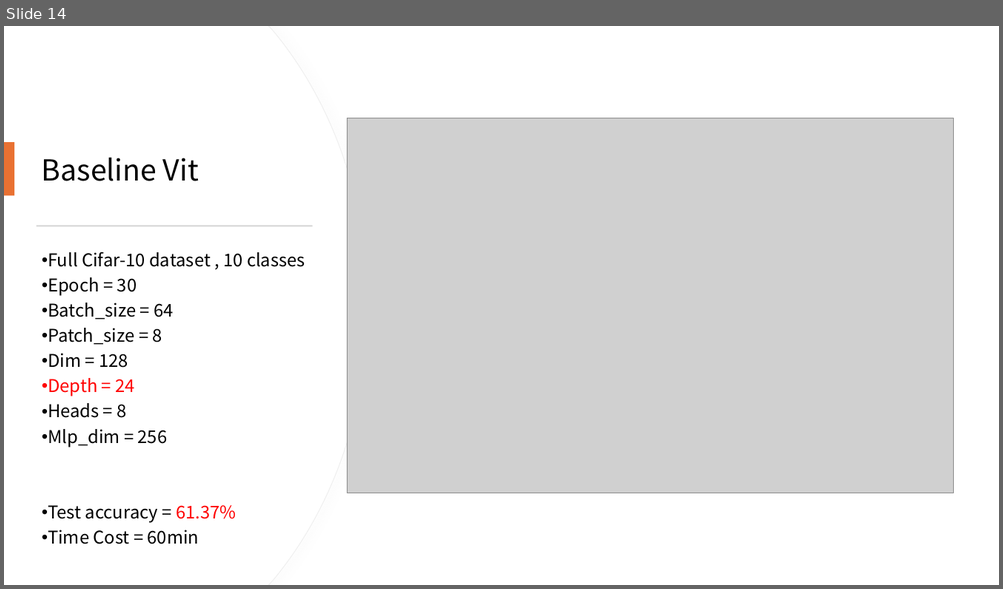
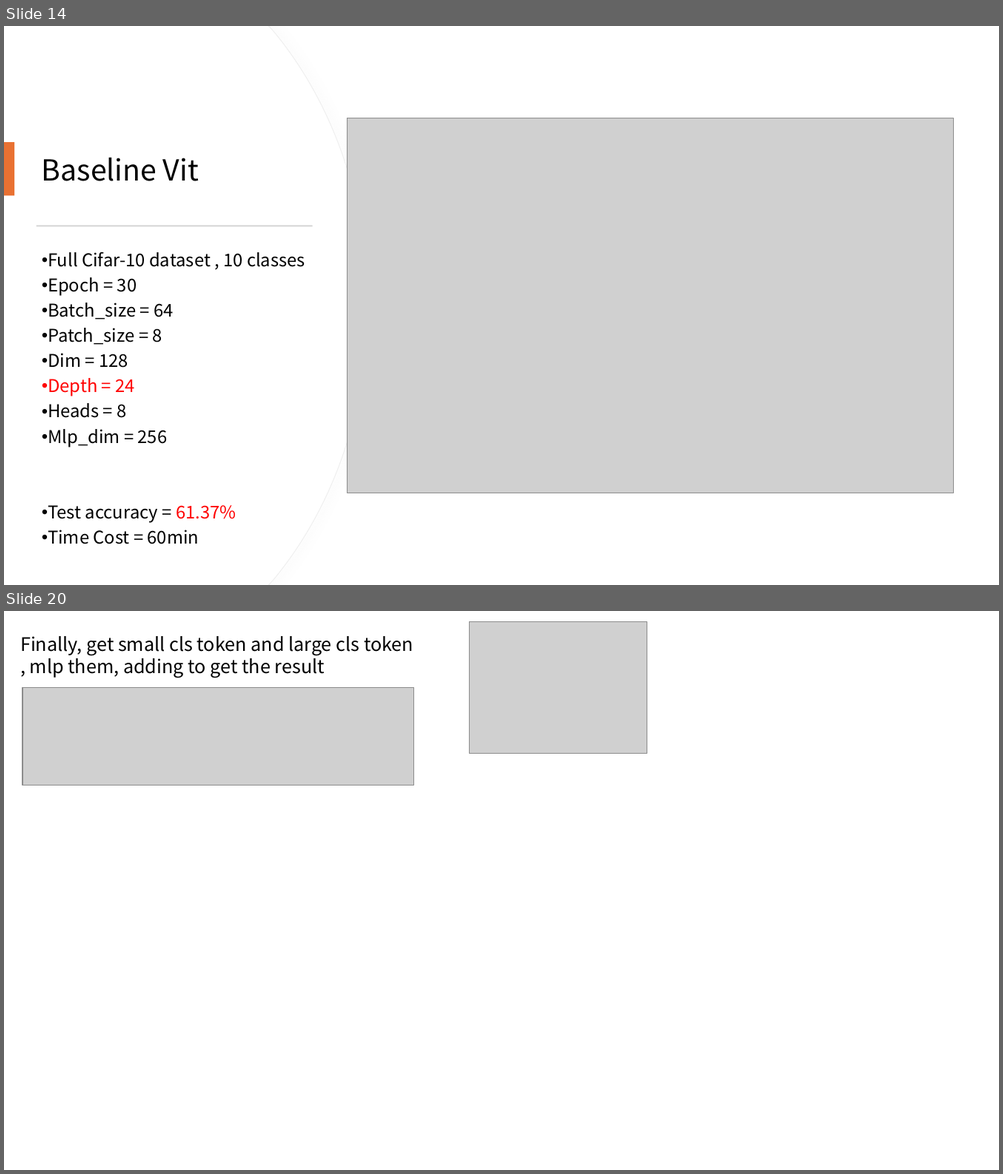
Before and after one commit to 410oldfish/Adv-CV, a slide deck: A1/Report/Vit.pptx. Shown one above the other, each under a label of ours: slide 14 before the commit, slides 14 and 20 after it; the slides between them are not shown. The pictures are 1003x589 and 1003x1174 pixels, drawn with LibreOffice and Linux fonts; fonts in the diff are those of the drawing; grey boxes stand for pictures. Boxes give left, top, right and bottom in pixels: in the first picture for what was removed or moved away, otherwise in the second. Text is boxed around its words. In the diff, an @@ line names an element or a change of style, - is before the commit and + after.

```diff
--- a/A1/Report/Vit.pptx
+++ b/A1/Report/Vit.pptx
@@ slide 20 added at (4,611,999,1170), background #FFFFFF @@
@@ picture added at (469,622,647,754) @@
@@ text added at (20,636,413,678), 18 pt, text #000000 @@
+Finally, get small cls token and large cls token , mlp them, adding to get the result
@@ picture added at (22,688,414,786) @@
```
Also in this commit, not shown: 1 slide changed, 6 other slides added.
